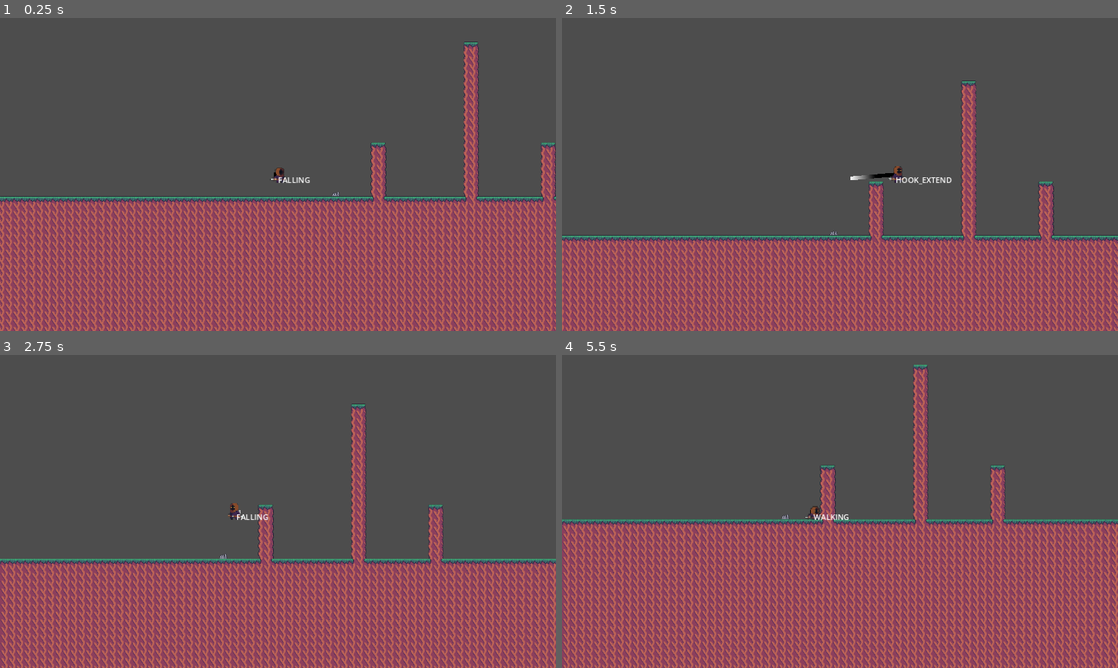
Above: before the commit, frames 1-4 (two rows, left to right).
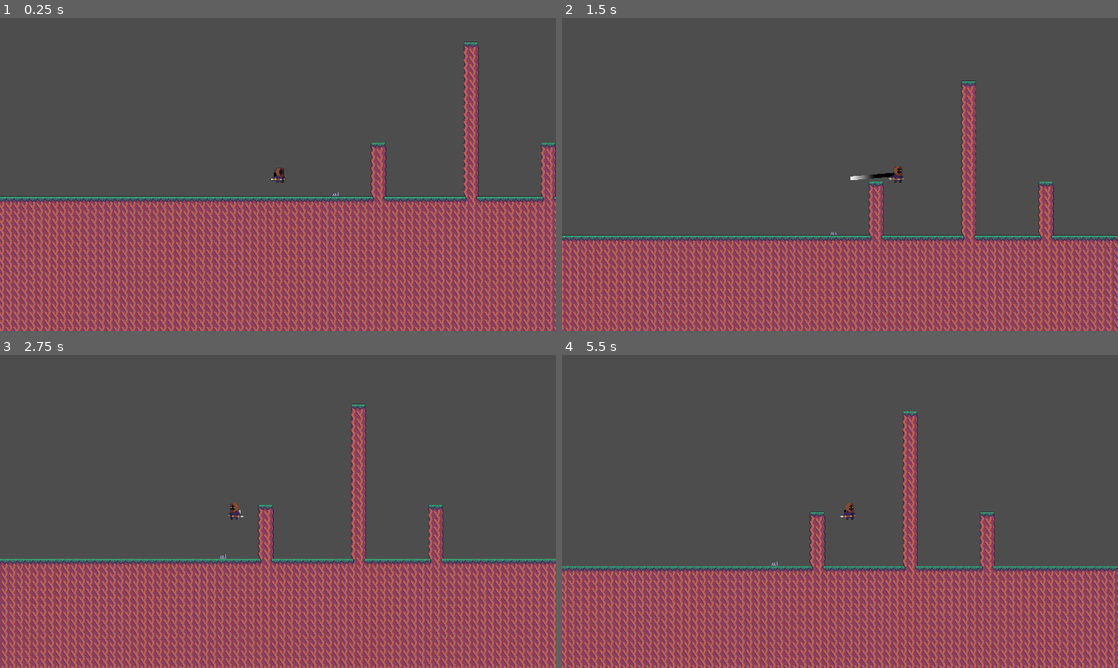
Above: after the commit, the same moments.

Repository: remsto/Projet-Hooke-Godot
Game: Godot game, scene res://main.tscn
Two runs of this game, one before a commit and one after it. Both use one fixed random seed, a clock stepped at 60 frames per second and the inputs below.
Inputs (mouse positions are in pixels of both pictures, inside the frame that each line leads up to):
- Up to frame 1 (0.25 s): no input
- Up to frame 2 (1.5 s): move the mouse to (962, 158) at 0.52 s; hold Space (jump) 0.53-1.28 s; hold D (right) from 0.53 s (still down); move the mouse to (728, 190) at 1.27 s; tap X (hook) at 1.35 s
- Up to frame 3 (2.75 s): tap Space (jump) at 1.52, 1.55, 1.82 s; move the mouse to (333, 442) at 2.02 s; release D (right) at 2.03 s; hold A (left) from 2.03 s (still down); hold Space (jump) from 2.03 s (still down)
- Up to frame 4 (5.5 s): move the mouse to (812, 574) at 2.77 s; release A (left) at 2.78 s; release Space (jump) at 2.78 s; hold D (right) 2.78-4.28 s; tap X (hook) at 2.85, 4.35 s; tap Space (jump) at 3.02, 3.05, 3.32, 4.52, 4.55, 4.82 s; move the mouse to (1006, 558) at 3.52 s; hold Space (jump) 3.53-4.28 s; move the mouse to (673, 464) at 4.27 s; hold A (left) 4.28-5.03 s; move the mouse to (867, 511) at 5.02 s; hold D (right) from 5.03 s (still down); hold Space (jump) from 5.03 s (still down)

The runs differ from the first frame. In frame 1, less than 0.1% of the frame differs, in the area x 50-56%, y 50-53%; in frame 2, 0.1%; in frame 3, less than 0.1%; in frame 4, 40%, in the area x 0-100%, y 3-100%.

Commit message:
added wall jump

Diff:
--- a/player.gd
+++ b/player.gd
@@ -8,6 +8,9 @@
 const GROUND_BUFFER_SIZE = 6
 const JUMP_DIVIDE = 3.0
 const BOOST_MULT = 1.5
+const WALL_SLIDE_THRESH_LEFT = 11.0
+const WALL_SLIDE_THRESH_RIGHT = 16.0
+const RAY_CAST_LENGTH = 30.0
 enum State {IDLE, WALKING, # Grounded states
 			JUMPING, FALLING, # Airborne states
 			HOOK_EXTEND, HOOK_PULL, # Hook states
@@ -56,6 +59,7 @@
 	var direction = Input.get_axis("left", "right")
 	var does_jump = process_bool_buffer(jump_buffer, Input.is_action_just_pressed("jump"))
 	var does_be_floor = process_bool_buffer(ground_buffer, is_on_floor())
+	var wall_direction
 	# Determine the state on simple conditions
 	if $Hook.is_extending:
 		state = State.HOOK_EXTEND
@@ -67,12 +71,24 @@
 		else:
 			state = State.IDLE
 	else: # Not on floor
-		if velocity.y < 0:
+		# Raycast to handle wall slide/jump. Might be refactored ??
+		var space_state = get_world_2d().direct_space_state
+		var query_right = PhysicsRayQueryParameters2D.create(global_position, global_position+Vector2(RAY_CAST_LENGTH, 0))
+		var query_left = PhysicsRayQueryParameters2D.create(global_position, global_position+Vector2(-RAY_CAST_LENGTH, 0))
+		var result_right = space_state.intersect_ray(query_right)
+		var result_left = space_state.intersect_ray(query_left)
+		if result_left and abs(global_position.x - result_left.position.x) <= WALL_SLIDE_THRESH_LEFT:
+			state = State.WALL_SLIDING
+			wall_direction = 1
+		elif result_right and abs(global_position.x - result_right.position.x) <= WALL_SLIDE_THRESH_RIGHT:
+			state = State.WALL_SLIDING
+			wall_direction = -1
+		elif velocity.y < 0:
 			state = State.JUMPING
 		else:
 			state = State.FALLING
 	# Handle the "ground jump" for jump variation ONLY form the ground
-	if state == State.JUMPING and is_ground_jumping and\
+	if state in [State.JUMPING, State.WALL_SLIDING] and velocity.y<0 and is_ground_jumping and\
 	 (Input.is_action_pressed("jump") or Input.is_action_just_released("jump")):
 		is_ground_jumping = true
 	else:
@@ -81,9 +97,10 @@
 
 
 	# DEBUG purpose (state)
-	$Label.text = State.keys()[state] + (" ground_jump" if is_ground_jumping else "")
+#	$Label.text = State.keys()[state] + (" ground_jump" if is_ground_jumping else "")
 	# Update the animation
-	$AnimatedSprite2D.flip_h = velocity.x < 0
+	if direction:
+		$AnimatedSprite2D.flip_h = velocity.x < 0
 	if state == State.WALKING:
 		$AnimatedSprite2D.animation = "walk"
 	else:
@@ -100,7 +117,7 @@
 			is_ground_jumping = true
 		if not direction: # Deceleration
 			velocity.x = move_toward(velocity.x, 0, ACCEL)
-	if state in [State.JUMPING, State.FALLING]: # Handle Gravity airborne
+	if state in [State.JUMPING, State.FALLING, State.WALL_SLIDING]: # Handle Gravity airborne
 		velocity.y += gravity * delta
 		# Jump variation
 		if is_ground_jumping and Input.is_action_just_released("jump"):
@@ -110,6 +127,12 @@
 			velocity.x = move_toward(velocity.x, direction*SPEED, ACCEL)
 		if not direction: # Deceleration
 			velocity.x = move_toward(velocity.x, 0, AIR_IDLE_ACCEL)
+	if state in [State.WALL_SLIDING]: # Handle wall jump
+		if does_jump:
+			velocity.y = JUMP_VELOCITY
+			velocity.x = -JUMP_VELOCITY*wall_direction
+			reset_bool_buffer(jump_buffer)
+			reset_bool_buffer(ground_buffer)
 	if state in [State.FALLING]:
 		if does_be_floor and does_jump: # Handle the "roll jump"
 			velocity.y = JUMP_VELOCITY
@@ -130,6 +153,7 @@
 	if get_last_slide_collision():
 		# Check if tile collided is fatal. Maybe too compplicated, is there a simpler way ?
 		var collider = get_last_slide_collision().get_collider()
+#		$ColliderLabel.text = str(get_last_slide_collision().get_normal())
 		if collider is TileMap:
 			var collision_pos = get_last_slide_collision().get_position()
 			var tilemap_collision_pos = collider.local_to_map(collider.to_local(collision_pos))
--- a/player.tscn
+++ b/player.tscn
@@ -109,3 +109,7 @@
 [node name="Label" type="Label" parent="."]
 offset_right = 40.0
 offset_bottom = 23.0
+
+[node name="ColliderLabel" type="Label" parent="."]
+offset_right = 40.0
+offset_bottom = 23.0
Not shown, changed: roadmap.md
